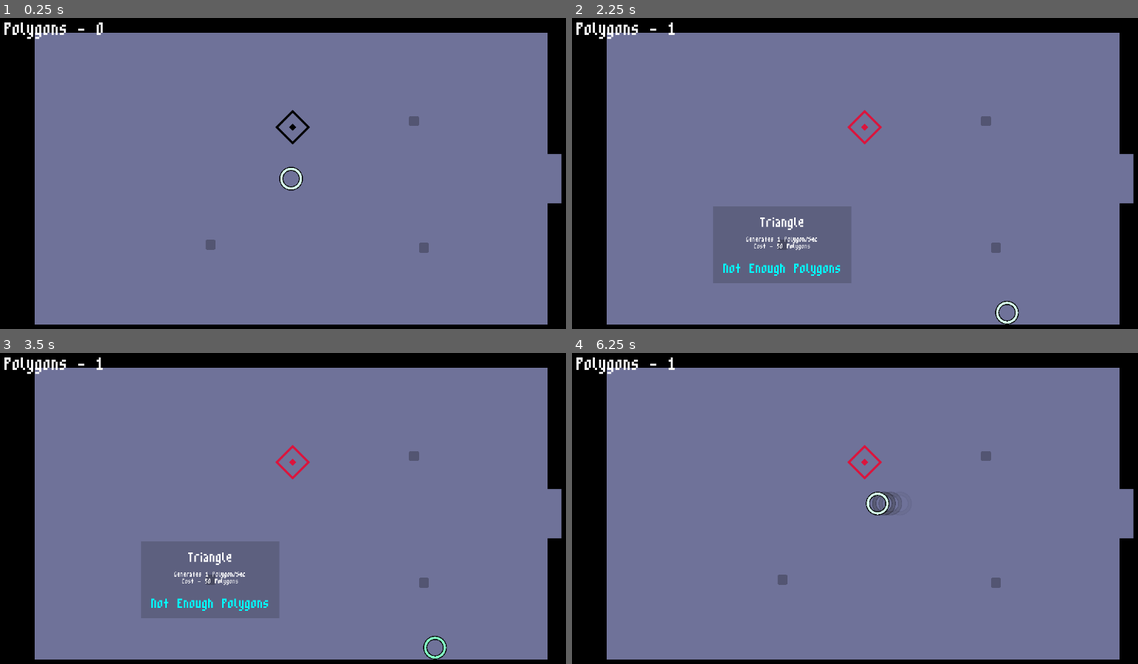
Above: before the commit, frames 1-4 (two rows, left to right).
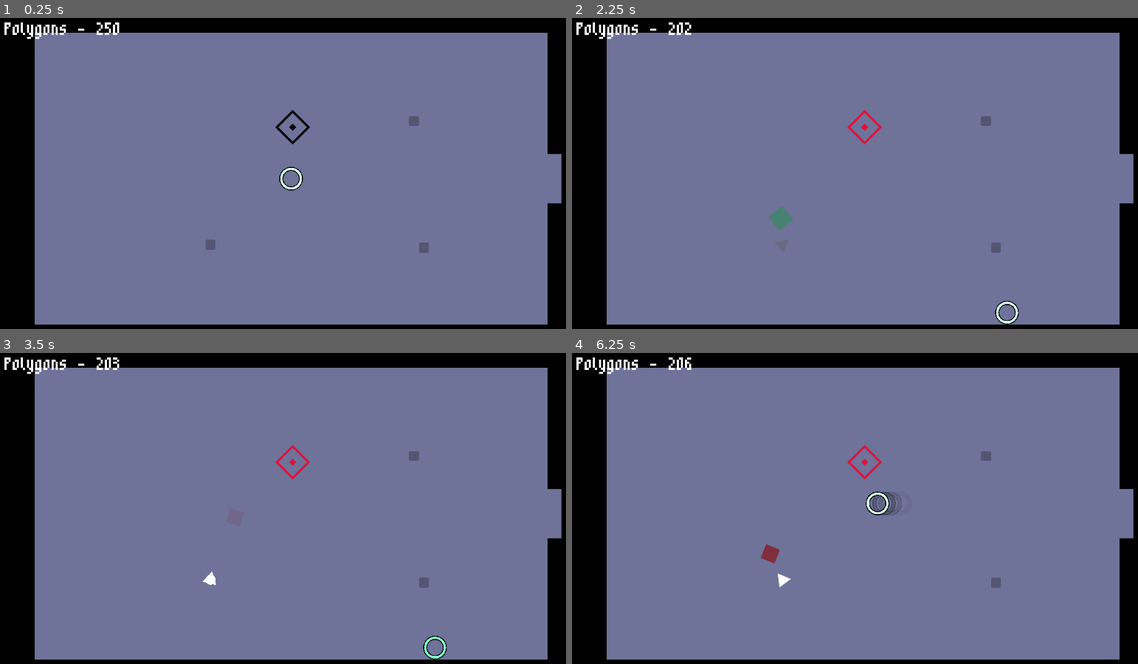
Above: after the commit, the same moments.

Repository: zachariah-spencer/polygon-factory
Game: Godot game, scene res://scenes/main.tscn
Same seed, same stepped clock (60 frames per second), same inputs: the game is played once before the commit and once after it. The engine's default icon, where the game draws it, is replaced by a stand-in: a white triangle on a blue panel in a dark square.
Inputs (mouse positions are in pixels of both pictures, inside the frame that each line leads up to):
- Up to frame 1 (0.25 s): no input
- Up to frame 2 (2.25 s): tap Enter at 0.5, 1.25 s; move the mouse to (866, 126) at 0.52 s; press the mouse at (866, 126) at 0.53 s; hold D (move_right) 0.53-1.28 s; move the mouse to (781, 245) at 1.27 s; release the mouse at (781, 245) at 1.28 s; hold S (move_down) 1.28-2 s; click (781, 245) at 1.35 s; click "Purchase Triangle" at 2 s
- Up to frame 3 (3.5 s): click (209, 601) at 2.75 s, where only the run before the commit has a clickable "Not Enough Polygons"
- Up to frame 4 (6.25 s): move the mouse to (985, 455) at 3.52 s; press the mouse at (985, 455) at 3.53 s; hold D (move_right) 3.53-4.28 s; move the mouse to (996, 583) at 4.27 s; release the mouse at (996, 583) at 4.28 s; hold W (move_up) 4.28-5.03 s; click (996, 583) at 4.35 s; move the mouse to (1041, 564) at 5.02 s; press the mouse at (1041, 564) at 5.03 s; hold A (move_left) from 5.03 s (still down); move the mouse to (685, 464) at 5.77 s; release the mouse at (685, 464) at 5.78 s; click (685, 464) at 5.85 s

The runs differ from the first frame. In frame 1, less than 0.1% of the frame differs, in the area x 17-22%, y 1-6%; in frame 2, 6.0%; in frame 3, 6.0%, in the area x 17-79%, y 1-99%; in frame 4, 0.3%.

Commit message:
major change to the way generator logic works for polygon structures

Diff:
--- /dev/null
+++ b/autoloads/generators.gd
@@ -0,0 +1,22 @@
+extends Node
+
+var generators := {}
+
+func get_generator(generator_id : String) -> Generator:
+
+	if not generators.has(generator_id):
+		var generator = Generator.new()
+		generators[generator_id] = generator
+		generator.polygons_generated.connect(Stats.add_polygon)
+
+	return generators[generator_id]
+
+func has_generator(generator_id : String) -> bool:
+	return generators.has(generator_id)
+
+func clear_generators():
+	generators.clear()
+
+func _process(delta : float):
+	for generator_id in generators:
+		generators[generator_id].reduce_cooldown_by(delta)
--- a/autoloads/global.gd
+++ b/autoloads/global.gd
@@ -1,3 +1,13 @@
 extends Node
 
 enum Directions {LEFT, RIGHT, UP, DOWN, NULL = -1}
+
+var game_world
+var background_objects
+
+
+func register_game_world(in_game_world):
+	game_world = in_game_world
+
+func register_background_objects(in_background_objects):
+	background_objects = in_background_objects
--- /dev/null
+++ b/autoloads/stats.gd
@@ -0,0 +1,13 @@
+extends Node
+
+signal polygons_changed()
+
+var current_polygons := 250
+
+func add_polygon(num : int = 1):
+	current_polygons += num
+	polygons_changed.emit()
+
+func subtract_polygon(num : int = 1):
+	current_polygons -= num
+	polygons_changed.emit()
--- /dev/null
+++ b/junk/room_1_1.tres
@@ -0,0 +1,7 @@
+[gd_resource type="Resource" script_class="Generator" load_steps=2 format=3 uid="uid://ckmy8bhkhrgip"]
+
+[ext_resource type="Script" path="res://scenes/generator.gd" id="1_vq6ue"]
+
+[resource]
+script = ExtResource("1_vq6ue")
+amount_generated = 0
--- a/project.godot
+++ b/project.godot
@@ -18,12 +18,17 @@
 [autoload]
 
 Global="*res://autoloads/global.gd"
+Generators="*res://autoloads/generators.gd"
+Stats="*res://autoloads/stats.gd"
 
 [global_group]
 
 player=""
 ui=""
 view=""
+objects=""
+object_spawners=""
+game_world=""
 
 [gui]
 
--- a/scenes/game_world.gd
+++ b/scenes/game_world.gd
@@ -1,7 +1,9 @@
 extends Node2D
 
 
+
 func _ready():
+	Global.register_game_world(self)
 	$Room1.load_room()
 
 func change_rooms(old_room : Node2D, new_room : Node2D, exit_direction : int):
--- a/scenes/game_world.tscn
+++ b/scenes/game_world.tscn
@@ -2,5 +2,5 @@
 
 [ext_resource type="Script" path="res://scenes/game_world.gd" id="1_y3tcx"]
 
-[node name="GameWorld" type="Node2D"]
+[node name="GameWorld" type="Node2D" groups=["game_world"]]
 script = ExtResource("1_y3tcx")
--- /dev/null
+++ b/scenes/generator.gd
@@ -0,0 +1,14 @@
+class_name Generator extends Resource
+
+var max_cooldown := 1.0
+var polygons_increment := 1
+
+signal polygons_generated(polygons :  int)
+
+var cooldown := 0.0
+
+func reduce_cooldown_by(amount : float):
+	cooldown -= amount
+	while cooldown <= 0.0:
+		cooldown += max_cooldown
+		polygons_generated.emit(polygons_increment)
--- a/scenes/main.tscn
+++ b/scenes/main.tscn
@@ -19,6 +19,7 @@
 
 [node name="Player" parent="GameWorld" instance=ExtResource("2_lu5wy")]
 z_index = 1
+motion_mode = 1
 
 [node name="Room1" parent="GameWorld" instance=ExtResource("3_0kmsj")]
 
--- a/scenes/player.gd
+++ b/scenes/player.gd
@@ -1,9 +1,6 @@
 extends CharacterBody2D
 
-signal polygons_changed(polygons :  int)
 @export var speed = 250
-
-var polygons := 0
 
 func get_input():
 	var input_direction = Input.get_vector("move_left", "move_right", "move_up", "move_down")
@@ -13,14 +10,6 @@
 	else:
 		velocity = lerp(velocity, target_velocity, 0.9)
 
-func add_polygon(num : int = 1):
-	polygons += num
-	polygons_changed.emit(polygons)
-
-func subtract_polygon(num : int = 1):
-	polygons -= num
-	polygons_changed.emit(polygons)
-
-func _physics_process(delta):
+func _physics_process(_delta):
 	get_input()
 	move_and_slide()
--- a/scenes/player.tscn
+++ b/scenes/player.tscn
@@ -57,7 +57,6 @@
 fixed_fps = 60
 
 [node name="Visual" type="Sprite2D" parent="."]
-modulate = Color(0.465704, 1, 0.750662, 1)
 use_parent_material = true
 scale = Vector2(0.03, 0.03)
 texture = ExtResource("2_cfyit")
--- a/scenes/polygon_maker.gd
+++ b/scenes/polygon_maker.gd
@@ -15,8 +15,7 @@
 	polygon_instance.global_position = global_position
 	polygons.call_deferred("add_child", polygon_instance)
 
-	var player = get_tree().get_first_node_in_group('player')
-	player.add_polygon()
+	Stats.add_polygon()
 
 	await polygon_instance.ready
 	var tween = get_tree().create_tween()
--- a/scenes/rooms/room.gd
+++ b/scenes/rooms/room.gd
@@ -1,8 +1,6 @@
 extends Node2D
 
 signal room_exited(old_room : Node2D, new_room : Node2D, exit_direction : int)
-
-
 
 @export var exit_left_scene_path : String
 @export var exit_right_scene_path : String
@@ -17,11 +15,13 @@
 @onready var exits = [exit_left,exit_right,exit_up,exit_down]
 
 var player_spawn_position : Vector2
-var entrance_offset := 42
+var entrance_offset := 64
+
 
 func _ready():
 	await get_tree().create_timer(0.001).timeout
 	load_room()
+
 
 func insert_player(player : CharacterBody2D, entered_from : int):
 	match(entered_from):
@@ -60,6 +60,8 @@
 	if exit_down_scene_path == '':
 		exit_down.monitoring = false
 
+
+
 func deload_room():
 	for exit in exits:
 		exit.set_deferred('monitoring', false)
@@ -72,7 +74,6 @@
 	instance = room_scene.instantiate()
 
 	return instance
-
 
 func _on_exit_left_body_entered(_player : PhysicsBody2D):
 
--- a/scenes/rooms/room_2.tscn
+++ b/scenes/rooms/room_2.tscn
@@ -9,6 +9,3 @@
 
 [node name="View" parent="." index="0"]
 zoom = Vector2(1.5, 1.5)
-
-[node name="ColorRect" parent="Control" index="0"]
-color = Color(0.176471, 0.211765, 0.341176, 0.482353)
--- a/scenes/triangle.gd
+++ b/scenes/triangle.gd
@@ -1,33 +1,29 @@
 extends StaticBody2D
 
-const OBJECT_ID := 'triangle'
 @export var polygon_scene_path : String
 
 @onready var visual := $Visual
 @onready var polygons := $Polygons
 @onready var pulse := $Pulse
 
+var generator : Generator
+
 func _ready():
+	generator.polygons_generated.connect(make_polygon)
 	visual.modulate.a = 0
+	rotation = randf_range(0, 360)
 	var tween = get_tree().create_tween()
 	tween.tween_property(visual, 'modulate', Color(1,1,1,1), 0.5)
 
-func make_polygon():
+func make_polygon(_polygon_count : int):
 	var polygon_scene = load(polygon_scene_path)
 	var polygon_instance = polygon_scene.instantiate()
 
 	polygon_instance.global_position = global_position
-	polygons.call_deferred("add_child", polygon_instance)
-
-	var player = get_tree().get_first_node_in_group('player')
-	player.add_polygon()
+	polygons.add_child(polygon_instance)
 
 	await polygon_instance.ready
 	visual.modulate = polygon_instance.initial_color
 
-func _physics_process(delta: float) -> void:
+func _physics_process(_delta: float) -> void:
 	rotation += 0.02
-
-
-func _on_timer_timeout() -> void:
-	make_polygon()
--- a/scenes/triangle.tscn
+++ b/scenes/triangle.tscn
@@ -45,7 +45,7 @@
 radial_accel_curve = SubResource("CurveTexture_3hxl6")
 alpha_curve = SubResource("CurveTexture_dmlpp")
 
-[node name="Triangle" type="StaticBody2D"]
+[node name="Triangle" type="StaticBody2D" groups=["objects"]]
 collision_layer = 12
 script = ExtResource("1_ris15")
 polygon_scene_path = "res://scenes/polygon.tscn"
@@ -64,9 +64,6 @@
 
 [node name="Polygons" type="Node" parent="."]
 
-[node name="Timer" type="Timer" parent="."]
-autostart = true
-
 [node name="Pulse" type="GPUParticles2D" parent="."]
 amount = 5000
 process_material = SubResource("ParticleProcessMaterial_fs5li")
@@ -74,5 +71,3 @@
 explosiveness = 1.0
 fixed_fps = 0
 trail_sections = 4
-
-[connection signal="timeout" from="Timer" to="." method="_on_timer_timeout"]
--- a/scenes/triangle_spawner.gd
+++ b/scenes/triangle_spawner.gd
@@ -1,6 +1,7 @@
 extends Node2D
 
 @export var triangle_scene_path : String
+
 @onready var tooltip := $Tooltip
 @onready var button := $Tooltip/CenterContainer/VBoxContainer/Button
 @onready var price_notification_timer := $PriceNotificationTimer
@@ -8,16 +9,25 @@
 var cost := 50
 
 func _ready():
+
+	if Generators.has_generator(_get_unique_id()):
+		spawn_object.call_deferred()
+
 	tooltip.modulate.a = 0
 
-func spawn_triangle():
+func spawn_object():
 	var triangle_scene = load(triangle_scene_path)
 	var triangle_instance = triangle_scene.instantiate()
 
+	triangle_instance.generator = Generators.get_generator(_get_unique_id())
 	triangle_instance.global_position = global_position
-	get_parent().call_deferred("add_child", triangle_instance)
+
+	get_parent().add_child(triangle_instance)
 
 	queue_free()
+
+func _get_unique_id() -> String:
+	return get_parent().name + '/' + name
 
 func _on_enter_collision_mouse_entered() -> void:
 	var tween = get_tree().create_tween()
@@ -30,11 +40,10 @@
 
 
 func _on_button_pressed() -> void:
-	var player = get_tree().get_first_node_in_group('player')
 
-	if player.polygons >= cost:
-		player.subtract_polygon(cost)
-		spawn_triangle()
+	if Stats.current_polygons >= cost:
+		Stats.subtract_polygon(cost)
+		spawn_object()
 	else:
 		button.text = 'Not Enough Polygons'
 		price_notification_timer.start()
--- a/scenes/triangle_spawner.tscn
+++ b/scenes/triangle_spawner.tscn
@@ -11,7 +11,7 @@
 [sub_resource type="RectangleShape2D" id="RectangleShape2D_4mwt4"]
 size = Vector2(180, 100)
 
-[node name="TriangleSpawner" type="Node2D"]
+[node name="TriangleSpawner" type="Node2D" groups=["object_spawners"]]
 script = ExtResource("1_3x03k")
 triangle_scene_path = "res://scenes/triangle.tscn"
 
--- a/scenes/ui.gd
+++ b/scenes/ui.gd
@@ -3,9 +3,8 @@
 @onready var polygon_counter := $PolygonCounter
 
 func _ready() -> void:
-	var player := get_tree().get_first_node_in_group('player')
-	player.polygons_changed.connect(update_polygons)
-	player.polygons_changed.emit(player.polygons)
+	Stats.polygons_changed.connect(update_polygons)
+	update_polygons()
 
-func update_polygons(polygons):
-	polygon_counter.text = 'Polygons - ' + str(polygons)
+func update_polygons():
+	polygon_counter.text = 'Polygons - ' + str(Stats.current_polygons)
